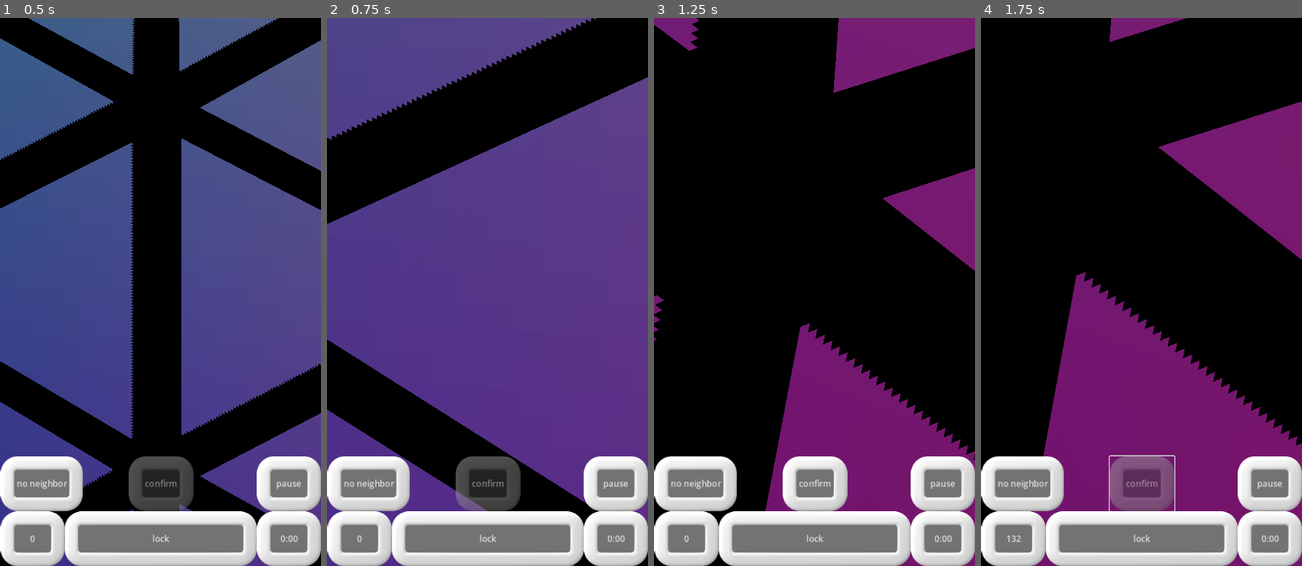
Above: before the commit, frames 1-4 (left to right).
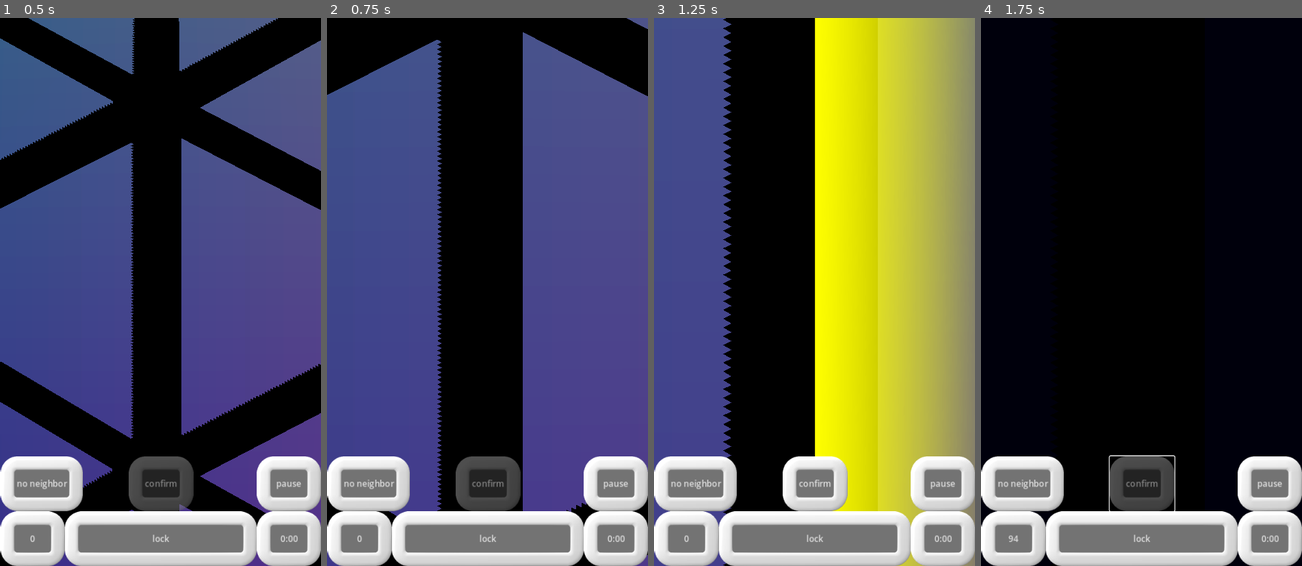
Above: after the commit, the same moments.

Repository: WalynC/sphereSweeperGodot
Game: Godot game, scene res://mainScenes/game.tscn
The game is run twice, just before and just after one commit, with the same random seed, the same clock (stepped at 60 frames per second) and the same inputs.
Inputs (mouse positions are in pixels of both pictures, inside the frame that each line leads up to):
- Up to frame 1 (0.5 s): no input
- Up to frame 2 (0.75 s): move the mouse to (558, 264) at 0.52 s; hold Right (ui_right) from 0.53 s (still down); hold Down (scroll_down) from 0.53 s (still down); click (558, 264) at 0.67 s
- Up to frame 3 (1.25 s): keep holding Right (ui_right); keep holding Down (scroll_down)
- Up to frame 4 (1.75 s): release Right (ui_right) at 1.25 s; release Down (scroll_down) at 1.25 s; click "confirm" at 1.25 s

Frame 1 is identical in both runs. In frame 2, 34% of the frame differs, in the area x 0-100%, y 0-100%; in frame 3, 63%; in frame 4, 27%.

Commit message:
Removes old rotate test script

Diff:
--- a/mainScenes/game.tscn
+++ b/mainScenes/game.tscn
@@ -8,7 +8,6 @@
 [ext_resource type="PackedScene" uid="uid://rwawmt27ljkw" path="res://uiScenes/lose_screen.tscn" id="5_ya7ol"]
 [ext_resource type="PackedScene" uid="uid://bwue6rvli2gbi" path="res://uiScenes/win_screen.tscn" id="6_h0wn7"]
 [ext_resource type="Script" path="res://scripts/Controls.gd" id="6_pd3oa"]
-[ext_resource type="Script" path="res://scripts/rotate.gd" id="7_o5242"]
 [ext_resource type="PackedScene" uid="uid://31bhtpbuqpqp" path="res://uiScenes/game_ui.tscn" id="7_su4m3"]
 [ext_resource type="PackedScene" uid="uid://15o8kkohojx5" path="res://uiScenes/pause_menu.tscn" id="8_6obnv"]
 [ext_resource type="Script" path="res://scripts/Timer.gd" id="8_jmfnr"]
@@ -100,7 +99,6 @@
 pivot = NodePath("../Node3D")
 
 [node name="Node3D" type="Node3D" parent="."]
-script = ExtResource("7_o5242")
 
 [node name="Camera3D" type="Camera3D" parent="Node3D"]
 transform = Transform3D(1, 0, 0, 0, 1, 0, 0, 0, 1, 0, 0, 2)
--- a/scripts/rotate.gd
+++ /dev/null
@@ -1,15 +0,0 @@
-extends Node3D
-
-
-# Called when the node enters the scene tree for the first time.
-func _ready():
-	pass # Replace with function body.
-
-
-# Called every frame. 'delta' is the elapsed time since the previous frame.
-func _process(delta):
-	var yRot = Input.get_axis("ui_left", "ui_right")*delta
-	var xRot = Input.get_axis("ui_up", "ui_down")*delta
-	var cam = get_viewport().get_camera_3d()
-	rotate(cam.get_camera_transform().basis.x, xRot)
-	rotate(cam.get_camera_transform().basis.y, yRot)
Not shown: 1 places in mainScenes/game.tscn that only renumber resources
